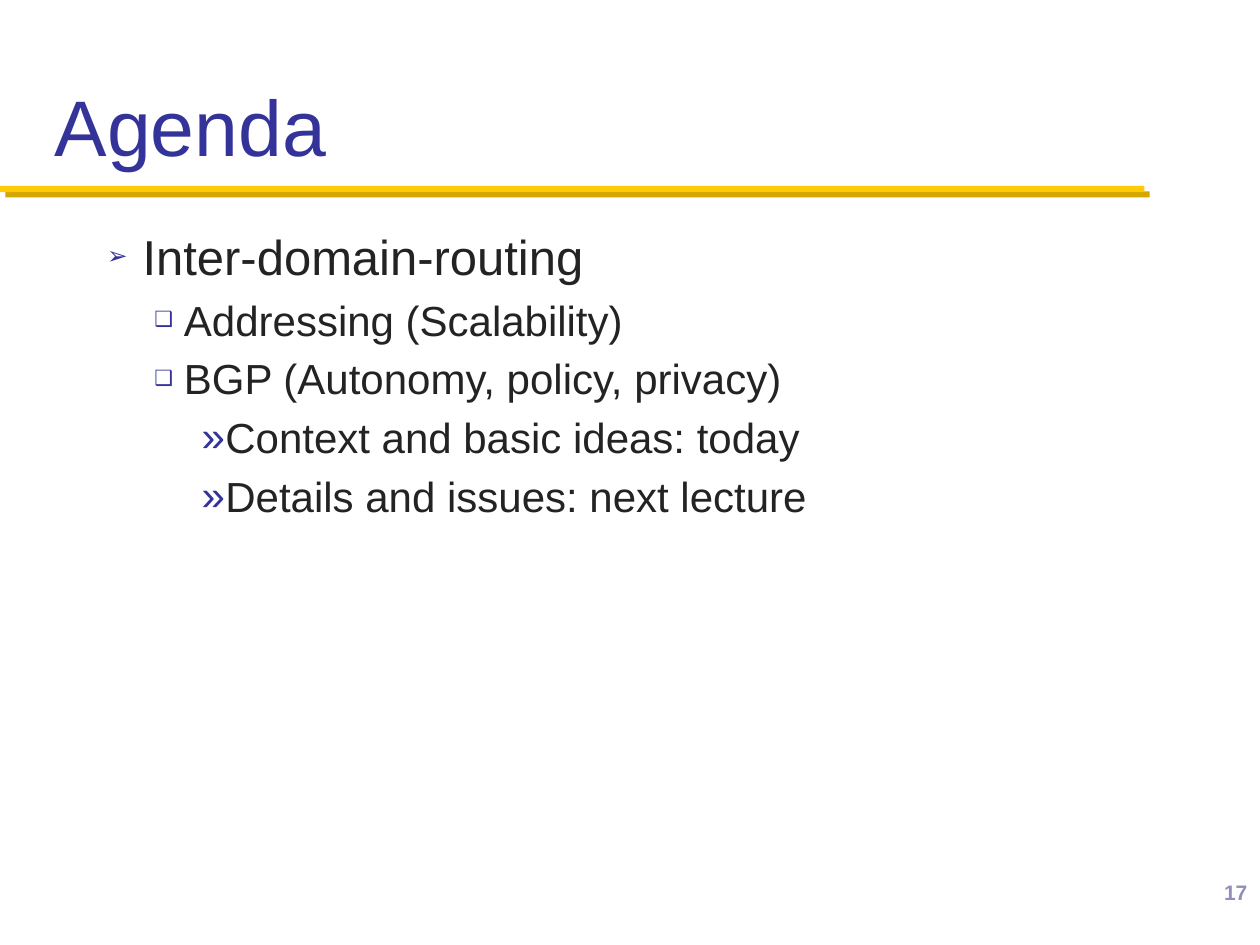
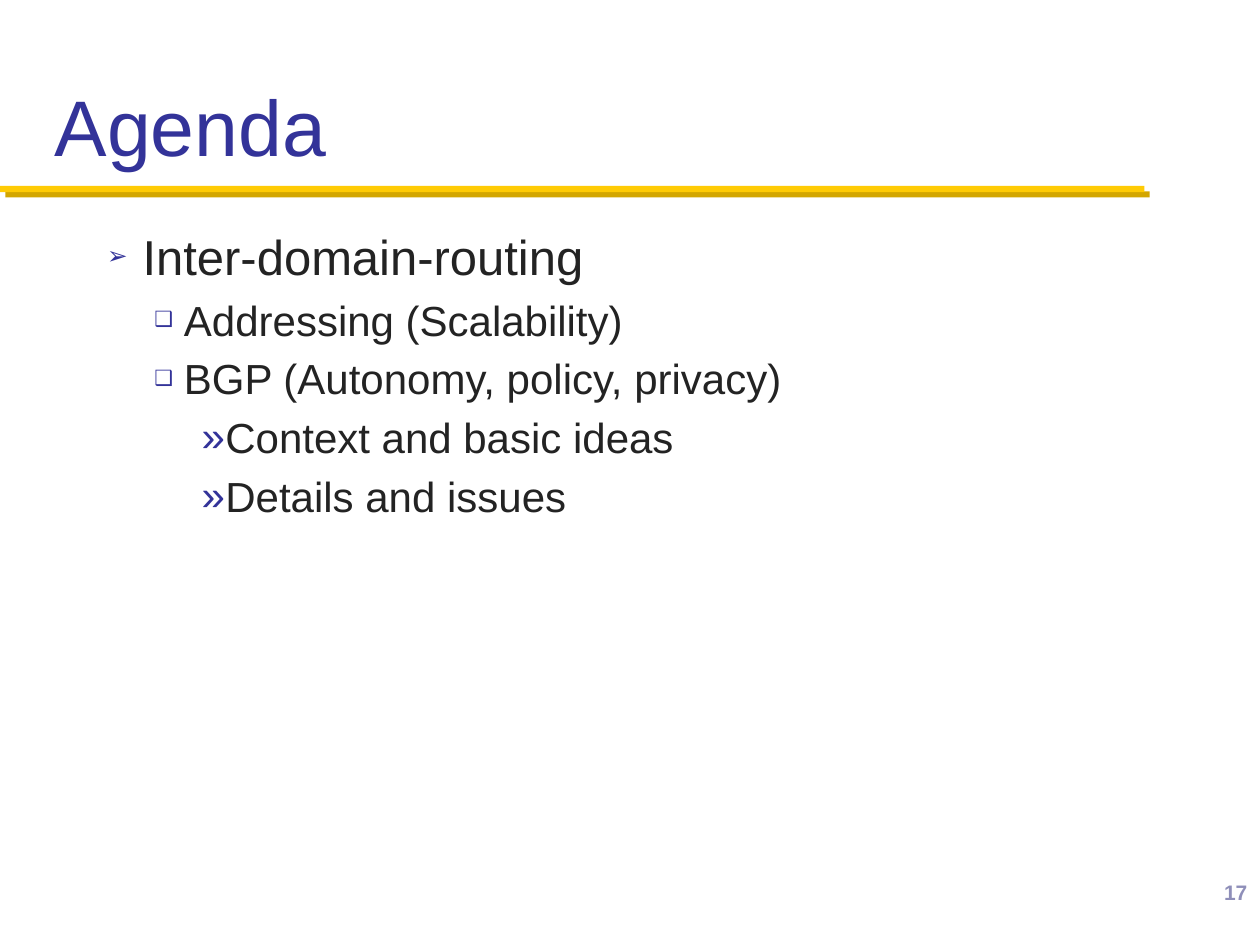
Before and after one commit to henryhxu/CSCI4430-ESTR4120, a slide deck: slide 17 of lec/lec14.pptx. Drawn at 1260x945 pixels with LibreOffice and Linux fonts; fonts in the diff are those of the drawing; background and template pictures are left out. Boxes give left, top, right and bottom in pixels: in the first picture for what was removed or moved away, otherwise in the second. Text is boxed around its words. In the diff, an @@ line names an element or a change of style, - is before the commit and + after.

Commit message:
lec14 updated with BGP

```diff
--- a/lec/lec14.pptx
+++ b/lec/lec14.pptx
@@ text at (x1=202, y1=422, x2=673, y2=513): text changed @@
-    » Context and basic ideas: today
-    » Details and issues: next lecture
+    » Context and basic ideas
+    » Details and issues
```
Also in this commit, not shown: 1 other slide changed, 28 slides added.
